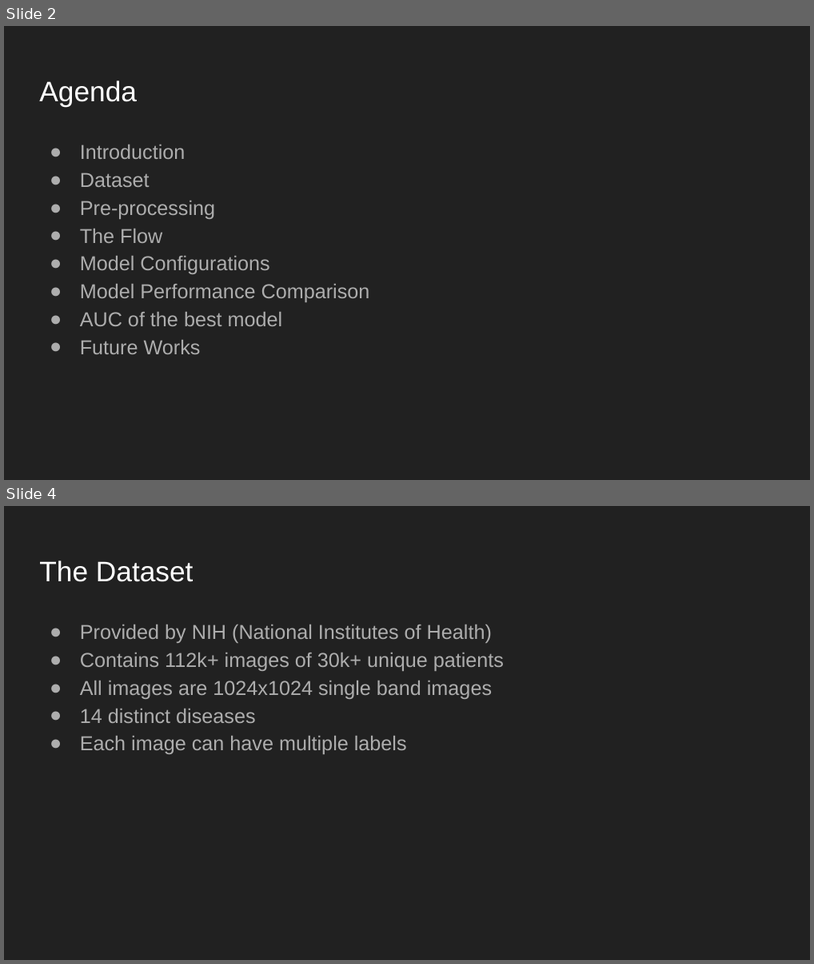
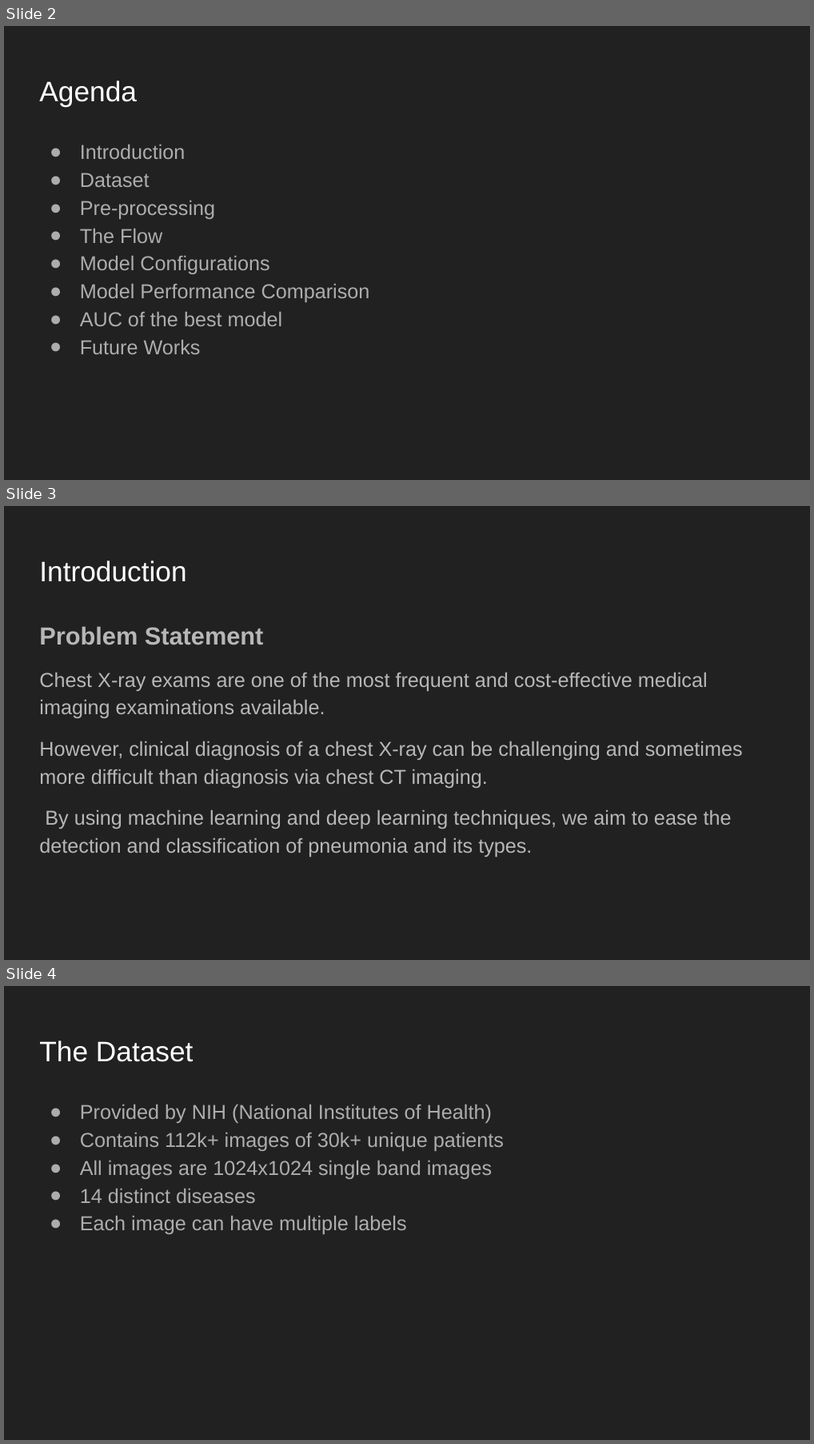
Before and after one commit to arshmodak/NIH_Chest_XRays_Disease_Detection, a slide deck: CS5100_Project_Presentation.pptx. Shown one above the other, each under a label of ours: slides 2 and 4 before the commit, slides 2, 3 and 4 after it; the slides between them are not shown. The pictures are 814x964 and 814x1444 pixels, drawn with LibreOffice and Linux fonts; fonts in the diff are those of the drawing. Boxes give left, top, right and bottom in pixels: in the first picture for what was removed or moved away, otherwise in the second. Text is boxed around its words. In the diff, an @@ line names an element or a change of style, - is before the commit and + after.

```diff
--- a/CS5100_Project_Presentation.pptx
+++ b/CS5100_Project_Presentation.pptx
@@ slide 3 added at (4, 506, 810, 960), background #212121 @@
@@ title added at (39, 560, 186, 582), 25.2 pt, text #FFFFFF @@
+Introduction
@@ text added at (39, 626, 743, 856), 18 pt, text #B7B7B7 @@
+Problem Statement
+Chest X-ray exams are one of the most frequent and cost-effective medical imaging examinations available.
+However, clinical diagnosis of a chest X-ray can be challenging and sometimes more difficult than diagnosis via chest CT imaging.
+By using machine learning and deep learning techniques, we aim to ease the detection and classification of pneumonia and its types.
```
Also in this commit, not shown: 1 slide changed, 1 other slide added, 2 slides removed.
